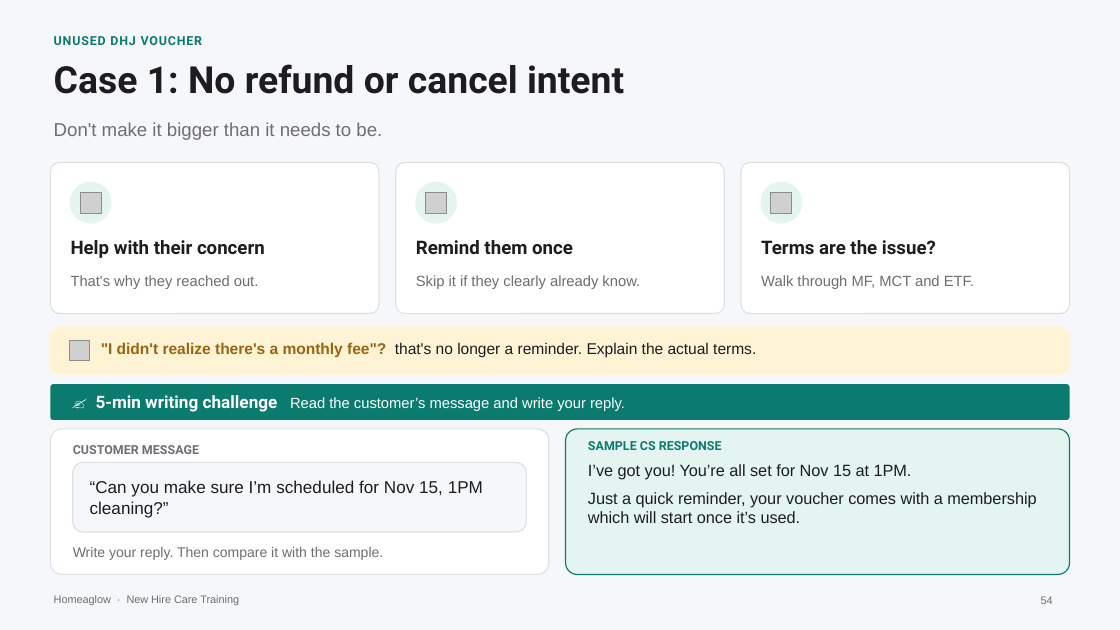
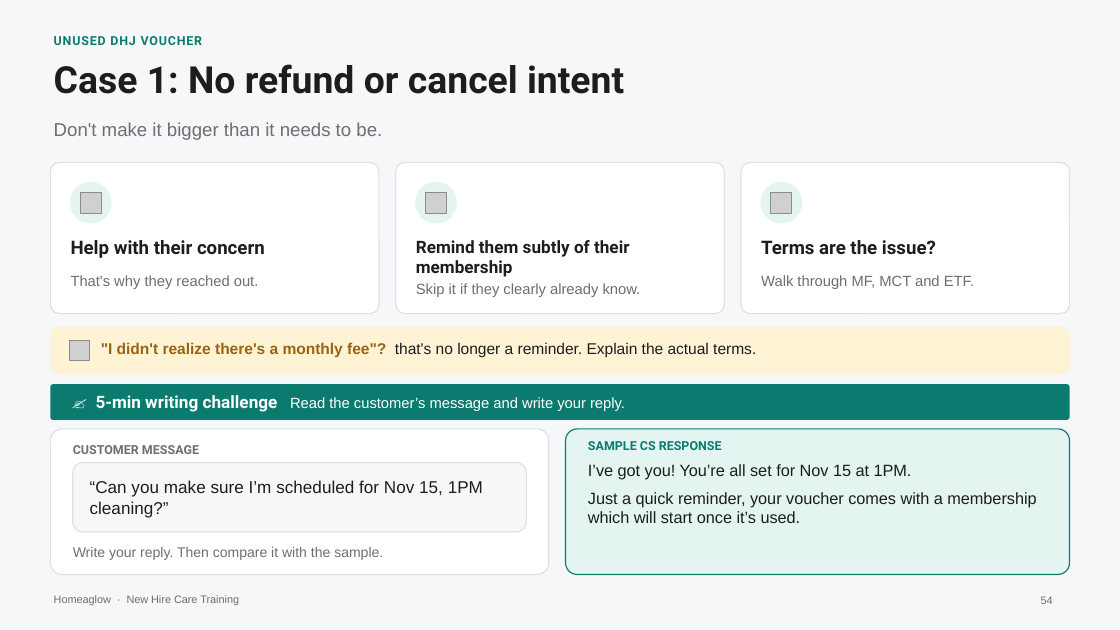
Before and after one commit to anjulimichelle/training, a slide deck: slide 54 of retention-membership-cancellation/retention-membership-cancellation.pptx. Drawn at 1120x630 pixels with LibreOffice and Linux fonts; fonts in the diff are those of the drawing; grey boxes stand for pictures. Boxes give left, top, right and bottom in pixels: in the first picture for what was removed or moved away, otherwise in the second. Text is boxed around its words. In the diff, an @@ line names an element or a change of style, - is before the commit and + after.

```diff
--- a/retention-membership-cancellation/retention-membership-cancellation.pptx
+++ b/retention-membership-cancellation/retention-membership-cancellation.pptx
@@ text at box(416, 240, 629, 277): text changed; size 12 to 11 pt @@
-Remind them once
+Remind them subtly of their membership
@@ text "Skip it if they clearly ...": place and size @@
-text "Skip it if they clearly ..." at box(416, 275, 640, 289)
+text "Skip it if they clearly ..." at box(416, 283, 641, 297)
```
Also in this commit, not shown: 1 slide added, 1 slide removed, 1 other file.
